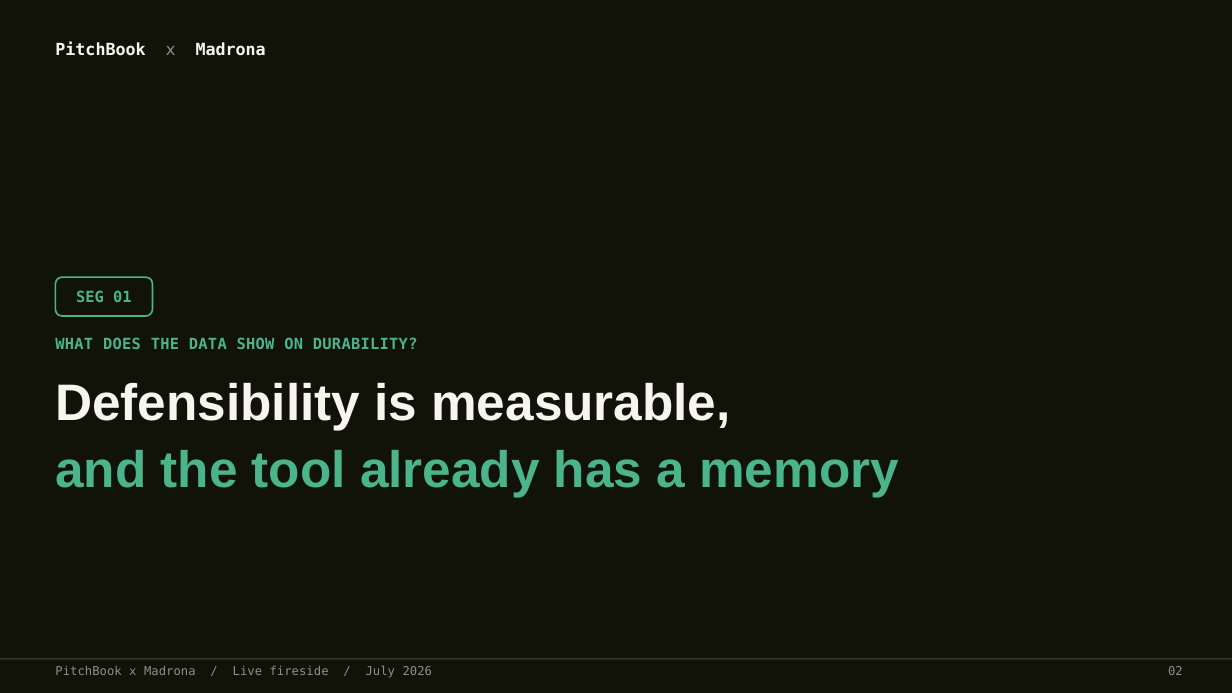
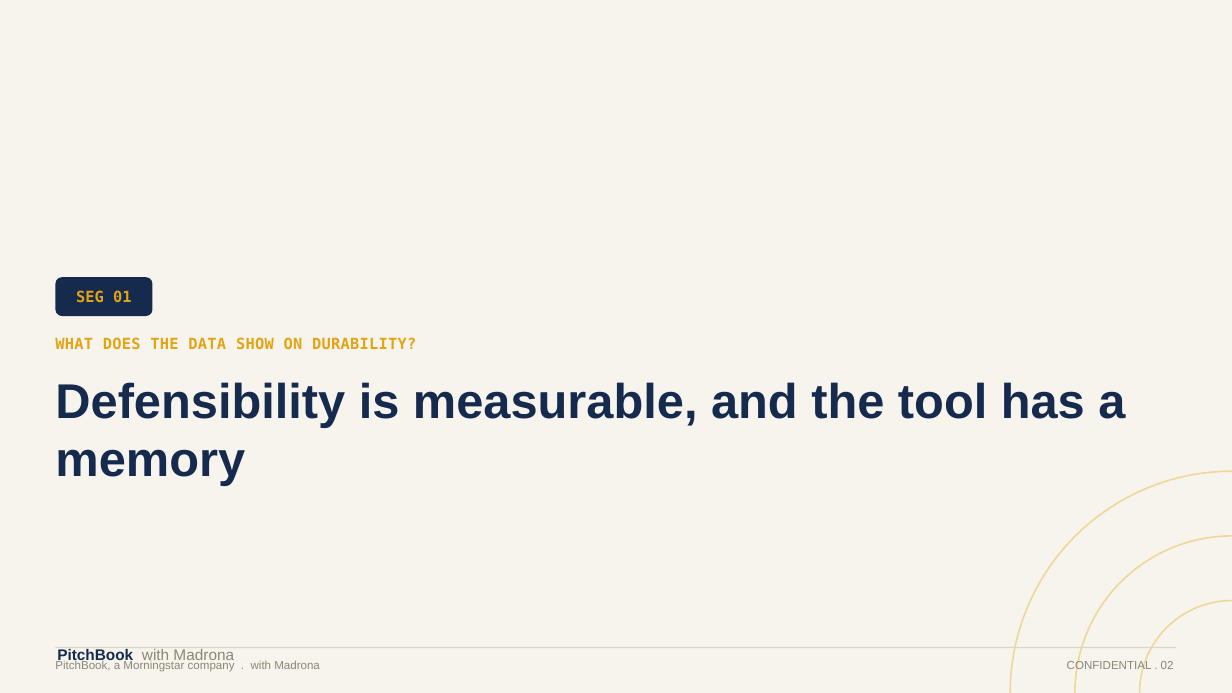
Before and after one commit to HRPB-SA/pitchbook-analyst-agent, a slide deck: slide 3 of output/Fireside_Durability_IPOs_Duopoly_Jul2026.pptx. Drawn at 1232x693 pixels with LibreOffice and Linux fonts; fonts in the diff are those of the drawing. Boxes give left, top, right and bottom in pixels: in the first picture for what was removed or moved away, otherwise in the second. Text is boxed around its words. In the diff, an @@ line names an element or a change of style, - is before the commit and + after.

```diff
--- a/output/Fireside_Durability_IPOs_Duopoly_Jul2026.pptx
+++ b/output/Fireside_Durability_IPOs_Duopoly_Jul2026.pptx
@@ rectangle at [0,0,1232,693]: fill #111309 to #F7F4ED @@
@@ text "SEG 01": place and size @@
-text "SEG 01" at [55,277,152,316]
+text "SEG 01" at [76,290,132,303]
@@ text "SEG 01" at [76,290,132,303]: text colour #4BB488 to #E2A413; more space between paragraphs; outline #4BB488 1.25 pt to none @@
@@ rounded rectangle added at [55,277,152,316], fill #152A4D @@
@@ text "WHAT DOES THE DATA SHOW ..." at [55,337,416,350]: text colour #4BB488 to #E2A413 @@
@@ text at [55,382,1125,486]: text changed; size 40 to 38 pt; text colour #4BB488 to #152A4D @@
-Defensibility is measurable,
-and the tool already has a memory
+Defensibility is measurable, and the tool has a memory
@@ ellipse added at [1010,471,1232,693], outline #EFD79A 1.25 pt @@
@@ ellipse added at [1075,536,1232,693], outline #EFD79A 1.25 pt @@
@@ ellipse added at [1140,601,1232,693], outline #EFD79A 1.25 pt @@
@@ rectangle: place and size @@
-rectangle at [0,658,1232,660]
+rectangle at [55,647,1177,648]
@@ rectangle at [55,647,1177,648]: fill #33342A to #DDD6C8 @@
@@ text at [57,649,234,663]: text changed; size 13 to 12 pt; font DejaVu Sans Mono to Arial; text colour #F6F6EE to #8B8676; bold off @@
-PitchBook x Madrona
+PitchBook with Madrona
@@ text at [55,660,320,672]: text changed; size 9.5 to 9 pt; font DejaVu Sans Mono to Arial; text colour #8F9084 to #8B8676 @@
-PitchBook x Madrona / Live fireside / July 2026
+PitchBook, a Morningstar company . with Madrona
@@ text at [1067,660,1174,672]: text changed; size 9.5 to 9 pt; font DejaVu Sans Mono to Arial; text colour #8F9084 to #8B8676 @@
-02
+CONFIDENTIAL . 02
```
Also in this commit, not shown: 16 other slides changed, 4 slides added, 1 other file.
